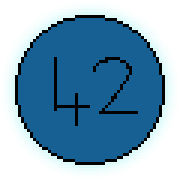
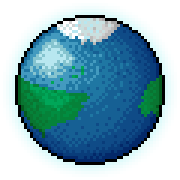
Layers edited between the first and the second 180 × 180 image:
painted on "Layer" over [18, 18, 162, 162]
